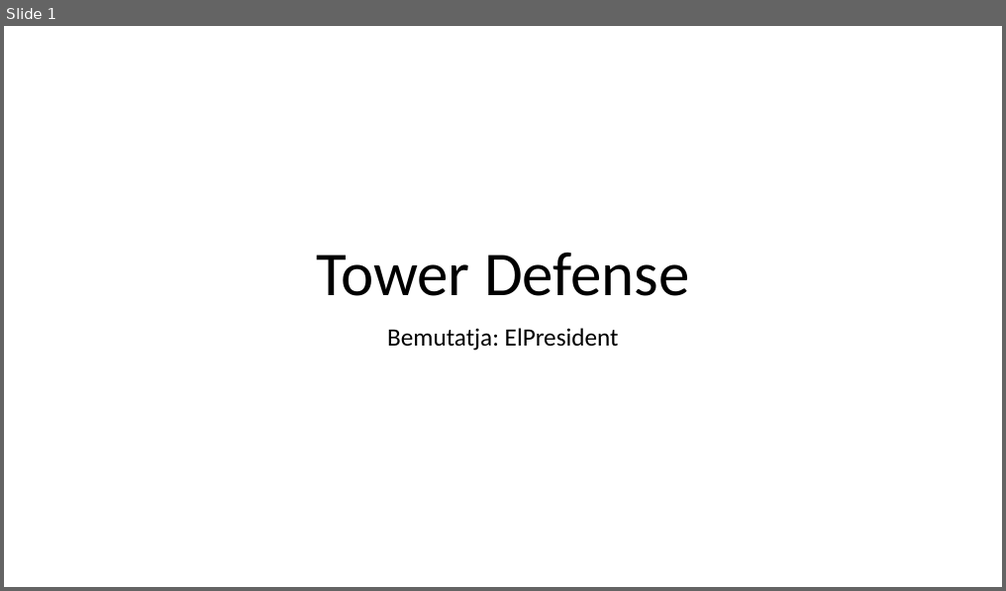
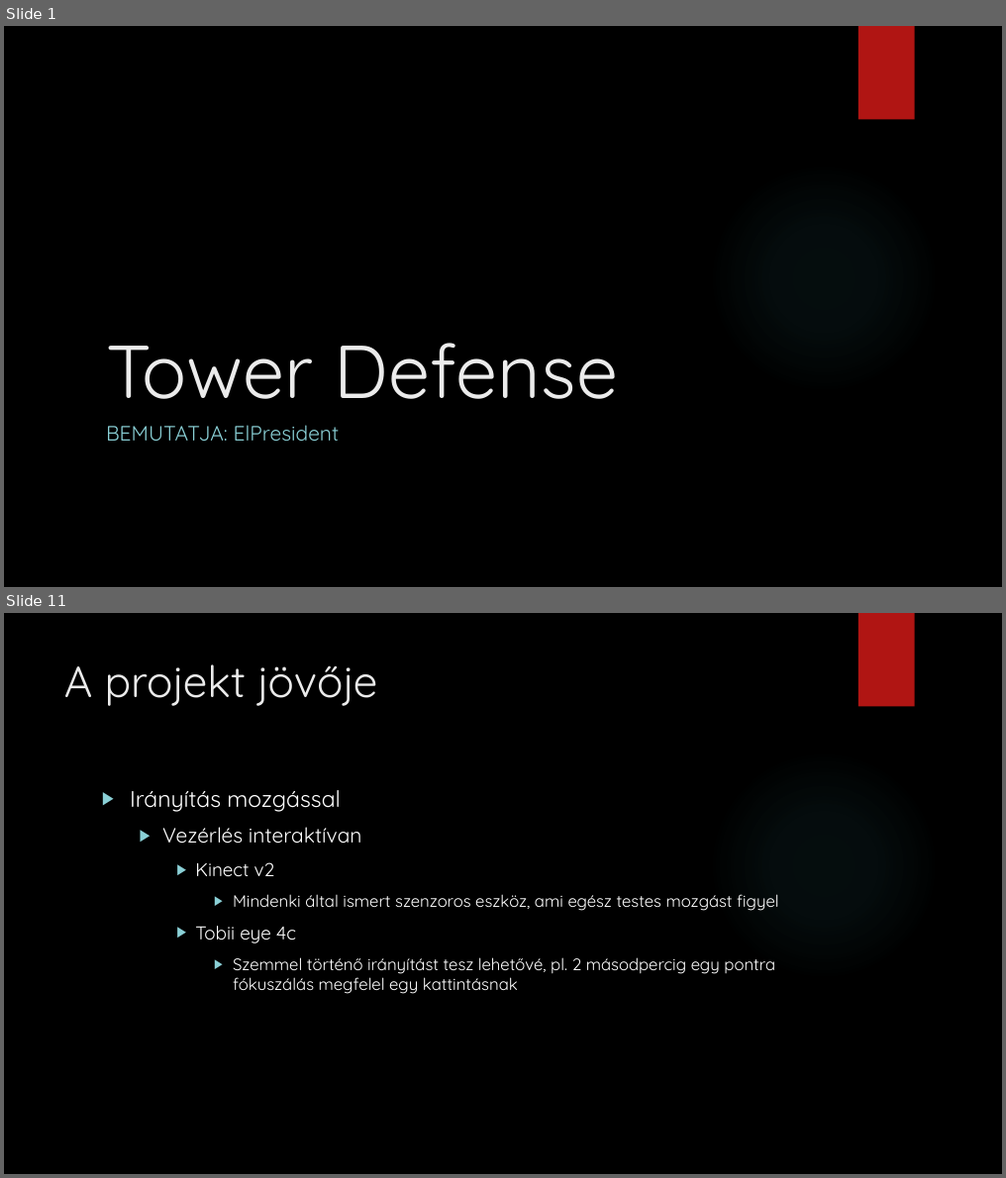
Before and after one commit to AdamBen01/ElPresident, a slide deck: Tower_Defense.pptx. Shown one above the other, each under a label of ours: slide 1 before the commit, slides 1 and 11 after it; the slides between them are not shown. The pictures are 1006x591 and 1006x1178 pixels, drawn with LibreOffice and Linux fonts; fonts in the diff are those of the drawing; background and template pictures are left out. Boxes give left, top, right and bottom in pixels: in the first picture for what was removed or moved away, otherwise in the second. Text is boxed around its words. In the diff, an @@ line names an element or a change of style, - is before the commit and + after.

```diff
--- a/Tower_Defense.pptx
+++ b/Tower_Defense.pptx
@@ slide 11 added at <box>4,613,1002,1174</box>, background picture (left out); not listed: 2 template elements that a slide beside it also shows @@
@@ title added at <box>64,664,377,706</box>, 42 pt, text #EBEBEB @@
+A projekt jövője
@@ text added at <box>130,790,778,994</box>, 16 pt, text #FFFFFF @@
+▶ Irányítás mozgással
+  ▶ Vezérlés interaktívan
+    ▶ Kinect v2
+      ▶ Mindenki által ismert szenzoros eszköz, ami egész testes mozgást figyel
+    ▶ Tobii eye 4c
+      ▶ Szemmel történő irányítást tesz lehetővé, pl. 2 másodpercig egy pontra fókuszálás megfelel egy kattintásnak
@@ slide 1 changed as well @@
@@ background #FFFFFF to picture (left out) @@
@@ rectangle added at <box>858,26,915,120</box>, fill #B01513 @@
@@ title "Tower Defense": place and size @@
-title "Tower Defense" at <box>316,253,690,296</box>
+title "Tower Defense" at <box>106,343,618,399</box>
@@ title "Tower Defense" at <box>106,343,618,399</box>: size 60 to 72 pt, font Calibri to Quicksand, text colour #000000 to #EBEBEB; alignment centre to left; line spacing 0.9 to 1 @@
@@ ellipse added at <box>709,163,939,393</box>, fill gradient #50B9C1 @@
@@ subtitle at <box>106,425,340,441</box>: text changed; size 24 to 20 pt; font Calibri to Quicksand; text colour #000000 to #8AD0D6 @@
-Bemutatja: ElPresident
+BEMUTATJA: ElPresident
```
Also in this commit, not shown: 2 other slides changed, 8 other slides added, 1 slide removed.
